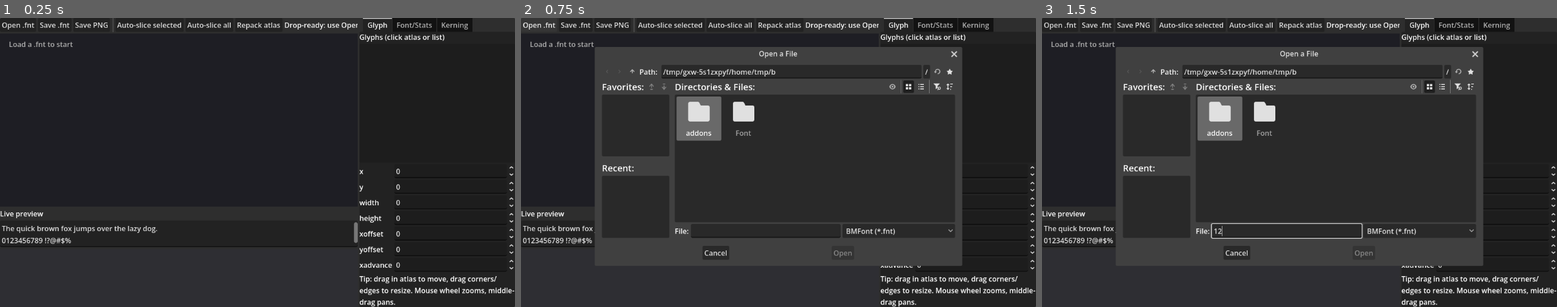
Above: before the commit, frames 1-3 (left to right).
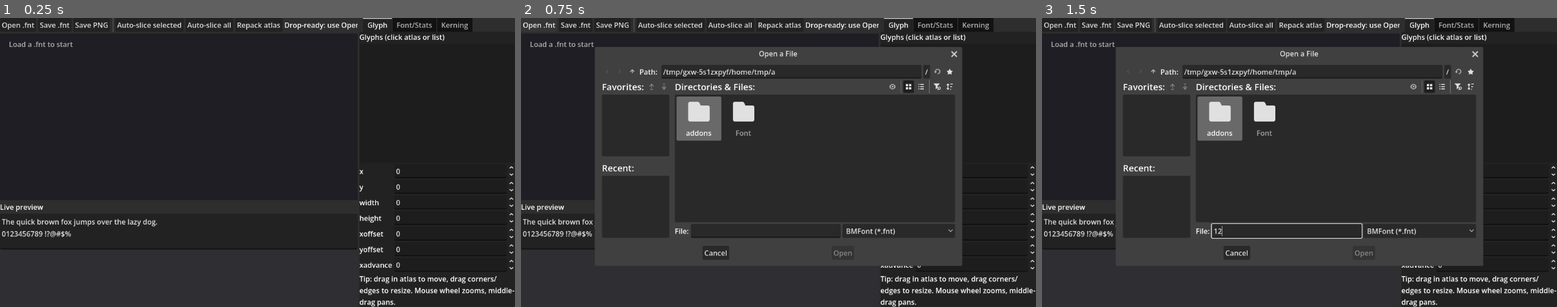
Above: after the commit, the same moments.

Repository: rakkarage/Gofnt
Game: Godot game, scene res://font_editor.tscn
Two runs of this game, one before a commit and one after it. Both use one fixed random seed, a clock stepped at 60 frames per second and the inputs below.
Inputs (mouse positions are in pixels of both pictures, inside the frame that each line leads up to):
- Up to frame 1 (0.25 s): no input
- Up to frame 2 (0.75 s): click "Open .fnt" at 0.5 s
- Up to frame 3 (1.5 s): click (1289, 231) at 1.27 s; type "12" at 1.35 s

The runs differ from the first frame. In frame 1, 1.3% of the frame differs, in the area x 0-70%, y 64-80%; in frame 2, 0.8%; in frame 3, 0.8%.

Commit message:
x

Diff:
--- a/font_editor.gd
+++ b/font_editor.gd
@@ -19,7 +19,18 @@
 	name = "JuicyFontEditor"
 	data = BMFontData.new()
 	_build_ui()
-	_set_status("Drop-ready: use Open .fnt to load a bitmap font (text BMFont) and its atlas PNG.")
+	set_process_unhandled_input(true)
+	_set_status("Drop-ready: use Open .fnt to load a bitmap font (text BMFont) and its atlas PNG.  F11: fullscreen")
+
+func _unhandled_input(event: InputEvent) -> void:
+	if event is InputEventKey and event.pressed and not event.echo and event.keycode == KEY_F11:
+		var win := get_window()
+		if win:
+			if win.mode == Window.MODE_FULLSCREEN:
+				win.mode = Window.MODE_WINDOWED
+			else:
+				win.mode = Window.MODE_FULLSCREEN
+		accept_event()
 
 func _build_ui() -> void:
 	var root := HBoxContainer.new()
@@ -55,7 +66,8 @@
 	var pv_lbl := Label.new(); pv_lbl.text = "Live preview"; left.add_child(pv_lbl)
 	preview_edit = TextEdit.new()
 	preview_edit.text = "The quick brown fox jumps over the lazy dog.\n0123456789 !?@#$%"
-	preview_edit.custom_minimum_size = Vector2(0, 60)
+	preview_edit.custom_minimum_size = Vector2(0, 80)
+	preview_edit.scroll_fit_content_height = true
 	preview_edit.text_changed.connect(func(): preview_canvas.queue_redraw())
 	left.add_child(preview_edit)
 	preview_canvas = Control.new()
